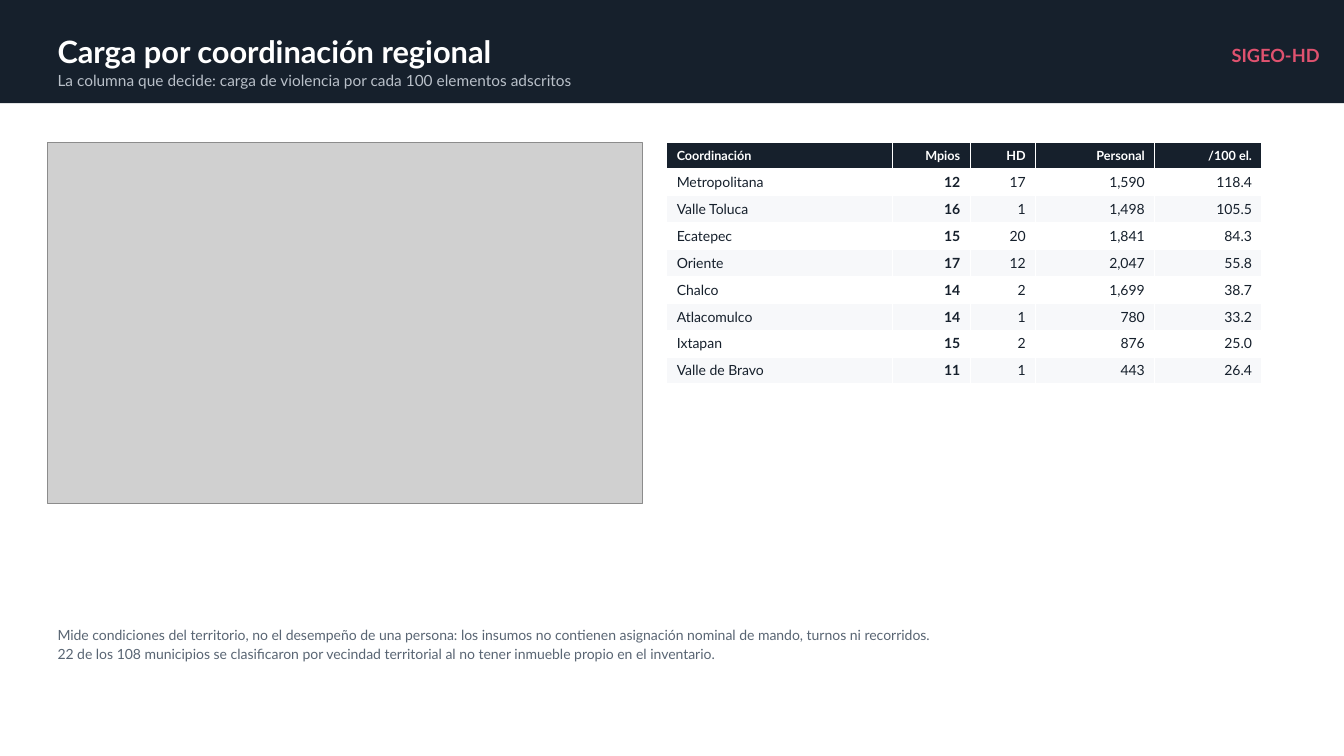
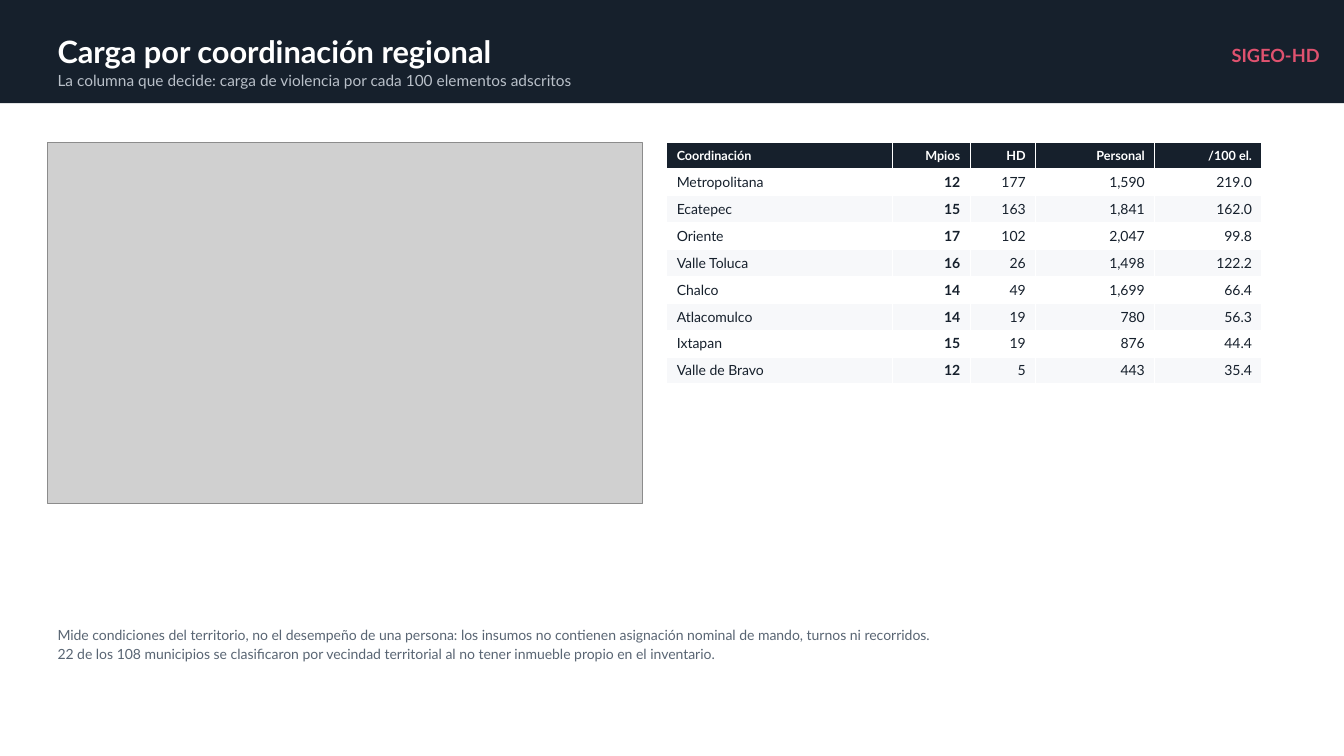
Before and after one commit to sthef0117-ui/sigeo-hd-dgspyt, a slide deck: slide 3 of presentacion/SIGEO-HD_Reunion_Mandos.pptx. Drawn at 1344x756 pixels with LibreOffice and Linux fonts; fonts in the diff are those of the drawing; grey boxes stand for pictures. Boxes give left, top, right and bottom in pixels: in the first picture for what was removed or moved away, otherwise in the second. Text is boxed around its words. In the diff, an @@ line names an element or a change of style, - is before the commit and + after.

```diff
--- a/presentacion/SIGEO-HD_Reunion_Mandos.pptx
+++ b/presentacion/SIGEO-HD_Reunion_Mandos.pptx
@@ table at bbox=[666, 143, 1261, 379] @@
-row 2, column 3: 17
+row 2, column 3: 177
-row 2, column 5: 118.4
+row 2, column 5: 219.0
-row 3: Valle Toluca | 16 | 1 | 1,498 | 105.5
+row 3: Ecatepec | 15 | 163 | 1,841 | 162.0
-row 4: Ecatepec | 15 | 20 | 1,841 | 84.3
+row 4: Oriente | 17 | 102 | 2,047 | 99.8
-row 5: Oriente | 17 | 12 | 2,047 | 55.8
+row 5: Valle Toluca | 16 | 26 | 1,498 | 122.2
-row 6, column 3: 2
+row 6, column 3: 49
-row 6, column 5: 38.7
+row 6, column 5: 66.4
-row 7, column 3: 1
+row 7, column 3: 19
-row 7, column 5: 33.2
+row 7, column 5: 56.3
-row 8, column 3: 2
+row 8, column 3: 19
-row 8, column 5: 25.0
+row 8, column 5: 44.4
-row 9: Valle de Bravo | 11 | 1 | 443 | 26.4
+row 9: Valle de Bravo | 12 | 5 | 443 | 35.4
```
Also in this commit, not shown: 5 other slides changed, 21 other files.
